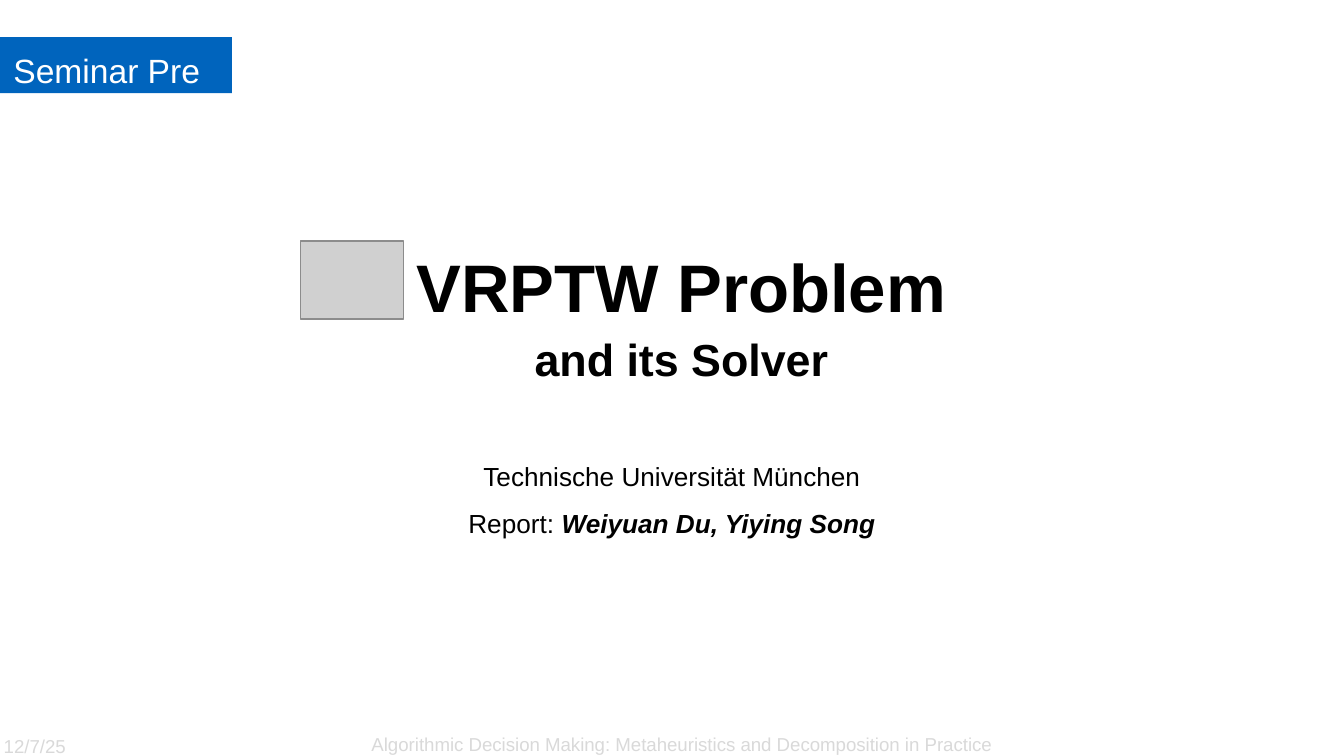
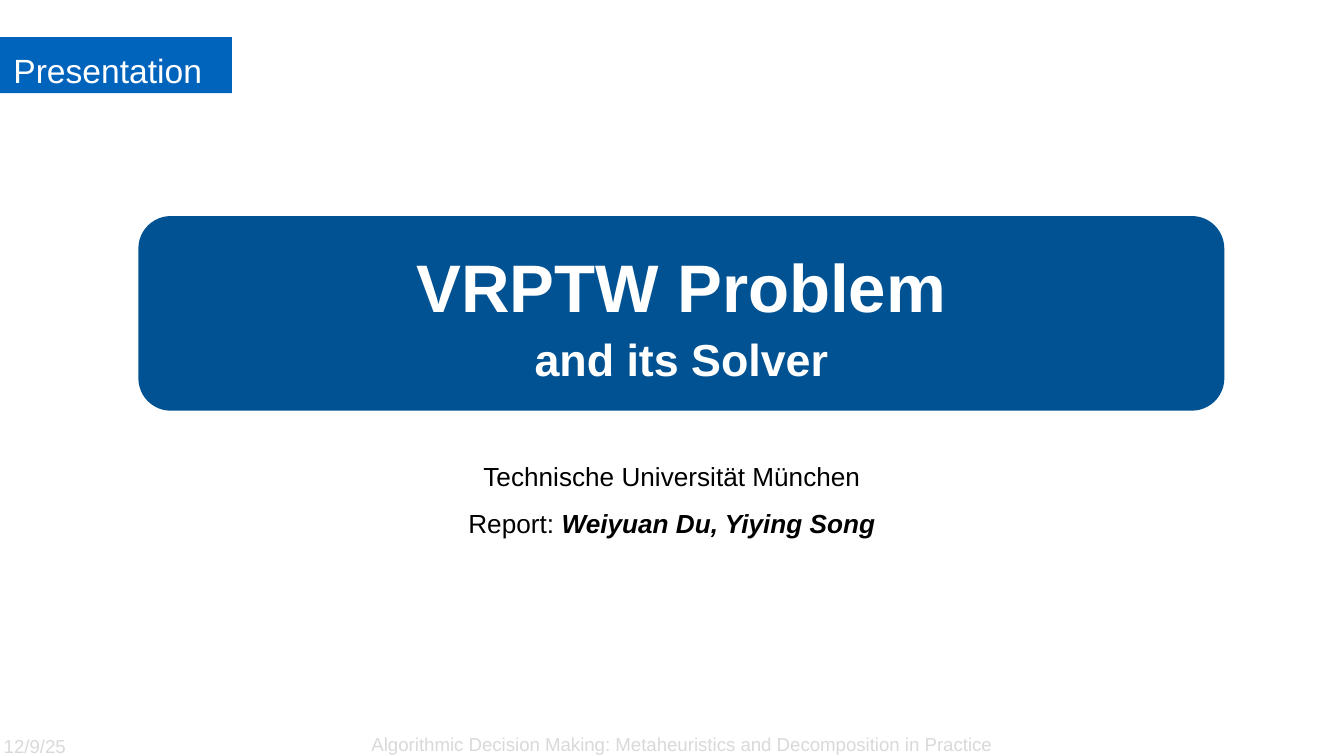
Before and after one commit to SinYita/VRPTW_solver, a slide deck: slide 1 of Presentation.pptx. Drawn at 1344x756 pixels with LibreOffice and Linux fonts; fonts in the diff are those of the drawing; grey boxes stand for pictures; background and template pictures are left out. Boxes give left, top, right and bottom in pixels: in the first picture for what was removed or moved away, otherwise in the second. Text is boxed around its words. In the diff, an @@ line names an element or a change of style, - is before the commit and + after.

```diff
--- a/Presentation.pptx
+++ b/Presentation.pptx
@@ text in rectangle at (13, 58, 202, 84): text changed @@
-Seminar Pre
+Presentation
@@ rounded rectangle added at (138, 216, 1224, 411), fill #005293 @@
@@ title "VRPTW Problem and its Solver" at (416, 263, 946, 377): text colour #000000 to #FFFFFF @@
@@ picture removed at (301, 241, 405, 319) @@
@@ text at (4, 736, 66, 756): text changed @@
-12/7/25
+12/9/25
```
Also in this commit, not shown: 15 other slides changed, 1 slide added, 2 other files.
